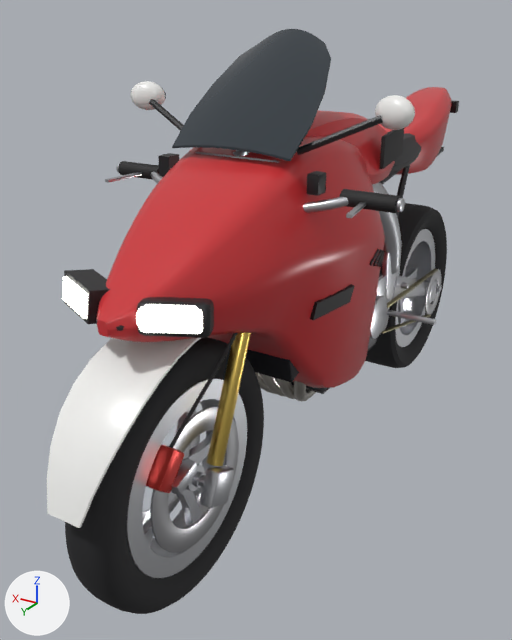
Renders of the FBX model unity/PryingEyes/Assets/_PryingEyes/Resources/Moto/moto0.fbx from each side of a commit.
One viewpoint serves both versions: a camera (50 mm lens) standing at (-0.84, 1.76, 1.26) and looking at (0.12, 0.16, 0.46). Every picture has the same lights, and +X, +Y and +Z are marked at lower left. The picture after the commit comes second.

Objects in the first picture: 'body', 'front', 'rear', 'screen', 'steer', 'swing'.
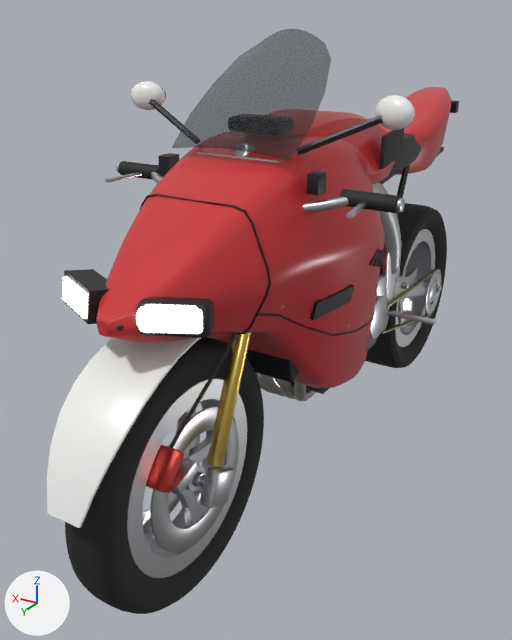
Changed parts and their boxes (x1, y1, x2, y2) in the pictures (512 x 640 px):
'screen', recoloured: (172, 29, 331, 161) in both
part 1 of me_body, added: after (140, 194, 374, 336)

What changed in the scene script:
```text
Add mat_smoke:
    mat_smoke = principled_material('smoke')
    mat_smoke.base_color = (0.02, 0.022, 0.026)  # black #27292d
    mat_smoke.roughness = 0.04
    mat_smoke.alpha = 0.42
Change me_body:
    used by ob_body; location = (0.0, 0.0, 0.0)
    remove me_body.from_pydata(...)  # 11569 vertices, 11958 faces; spans x -0.36..0.36, y -1.0..0.89, z 0.19..1.11
    add me_body.from_pydata(...)  # 13319 vertices, 13830 faces; spans x -0.36..0.36, y -1.0..0.89, z 0.19..1.11
    me_body part 1: 1750 vertices added at x -0.2..0.2, y -0.08..0.6, z 0.47..0.91
    other edits to the shape of me_body do not show in these pictures
Change me_screen:
    where me_screen.from_pydata(...)  # 90 vertices, 104 faces; spans x -0.156..0.156, y 0.19..0.47, z 0.983..1.229
    remove me_screen.materials.append(mat_glass)  # greyish blue #30383f
    add me_screen.materials.append(mat_smoke)  # black #27292d
```
